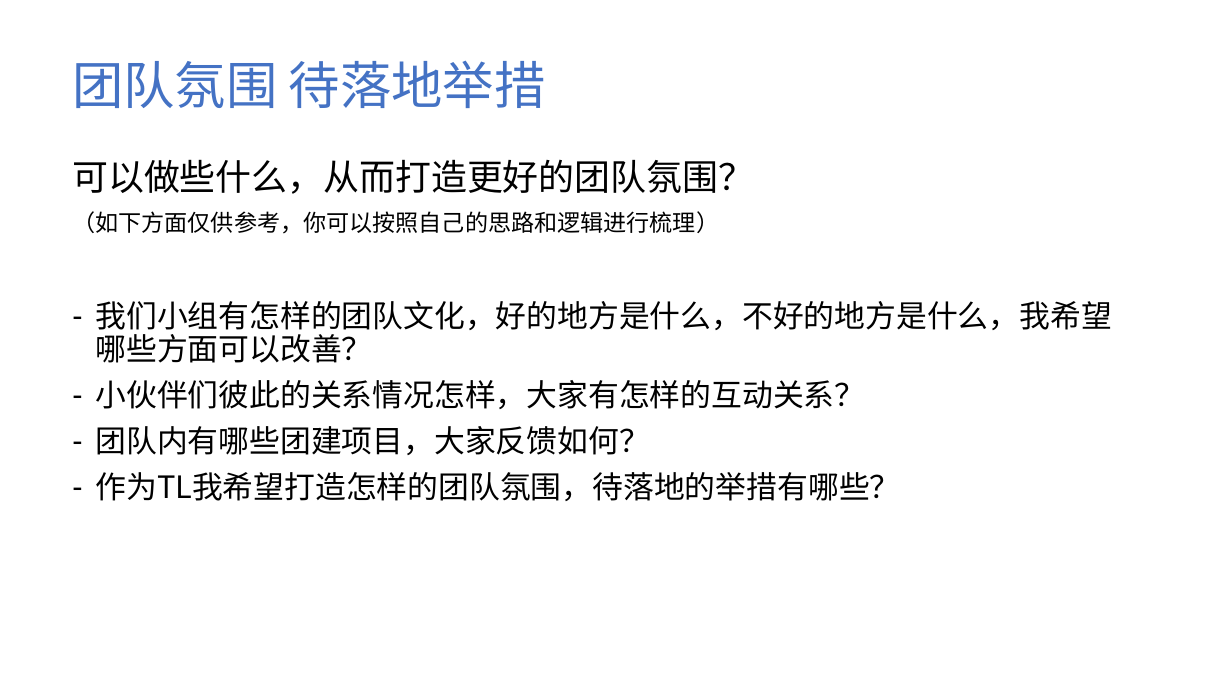
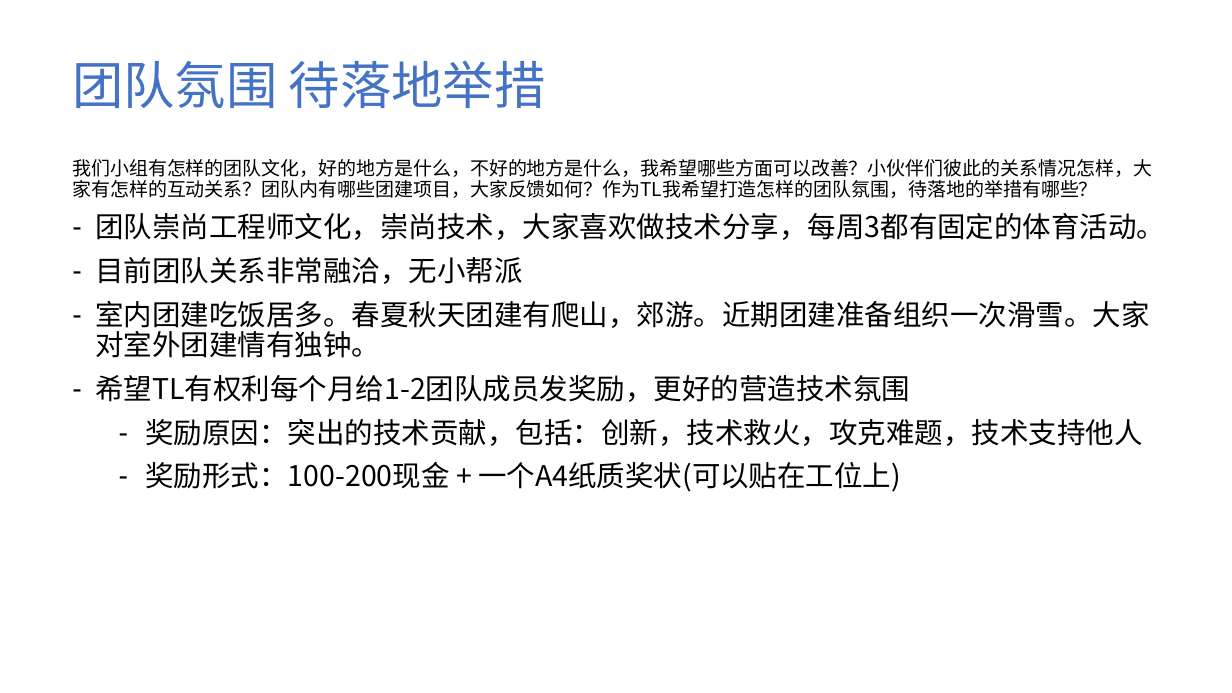
Before and after one commit to cmdpos/gaia, a slide deck: slide 8 of ppt/关于团队建设 - 公链组汇报.pptx. Drawn at 1232x693 pixels with LibreOffice and Linux fonts; fonts in the diff are those of the drawing; background and template pictures are left out. Boxes give left, top, right and bottom in pixels: in the first picture for what was removed or moved away, otherwise in the second. Text is boxed around its words. In the diff, an @@ line names an element or a change of style, - is before the commit and + after.

Commit message:
upd

```diff
--- a/ppt/关于团队建设 - 公链组汇报.pptx
+++ b/ppt/关于团队建设 - 公链组汇报.pptx
@@ text at [72, 159, 1165, 492]: text changed; size 24 to 22.2 pt @@
-可以做些什么，从而打造更好的团队氛围？
-（如下方面仅供参考，你可以按照自己的思路和逻辑进行梳理）
-– 我们小组有怎样的团队文化，好的地方是什么，不好的地方是什么，我希望哪些方面可以改善？
-– 小伙伴们彼此的关系情况怎样，大家有怎样的互动关系？
-– 团队内有哪些团建项目，大家反馈如何？
-– 作为TL我希望打造怎样的团队氛围，待落地的举措有哪些？
+我们小组有怎样的团队文化，好的地方是什么，不好的地方是什么，我希望哪些方面可以改善？小伙伴们彼此的关系情况怎样，大家有怎样的互动关系？团队内有哪些团建项目，大家反馈如何？作为TL我希望打造怎样的团队氛围，待落地的举措有哪些？
+– 团队崇尚工程师文化，崇尚技术，大家喜欢做技术分享，每周3都有固定的体育活动。
+– 目前团队关系非常融洽，无小帮派
+– 室内团建吃饭居多。春夏秋天团建有爬山，郊游。近期团建准备组织一次滑雪。大家对室外团建情有独钟。
+– 希望TL有权利每个月给1-2团队成员发奖励，更好的营造技术氛围
+  – 奖励原因：突出的技术贡献，包括：创新，技术救火，攻克难题，技术支持他人
+  – 奖励形式：100-200现金 + 一个A4纸质奖状(可以贴在工位上)
```
Also in this commit, not shown: 6 other slides changed, 1 slide added, 1 slide removed.
